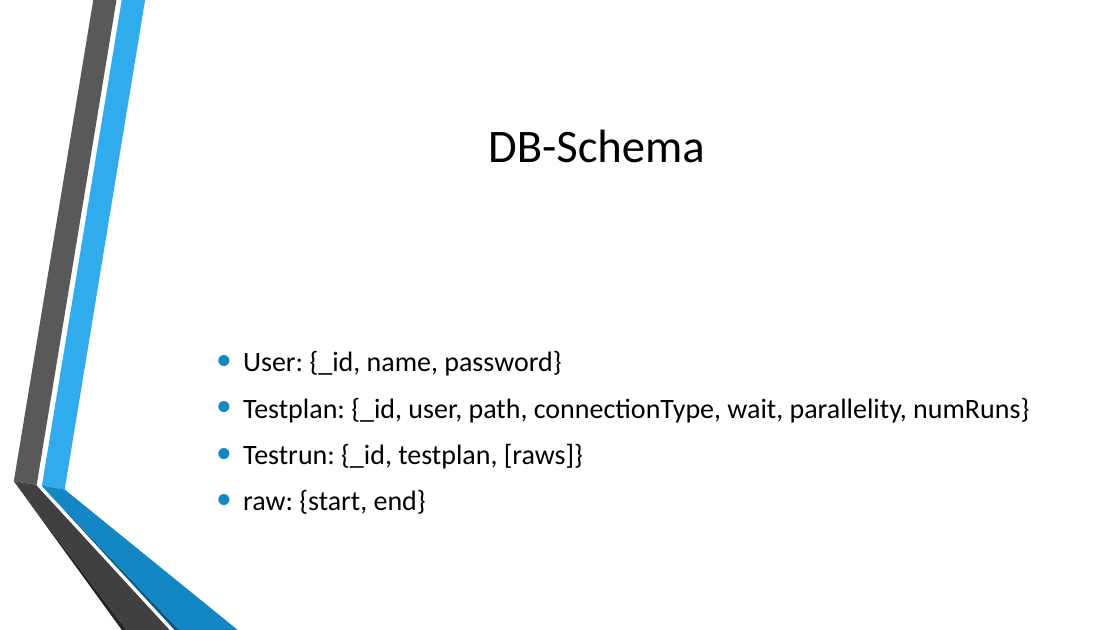
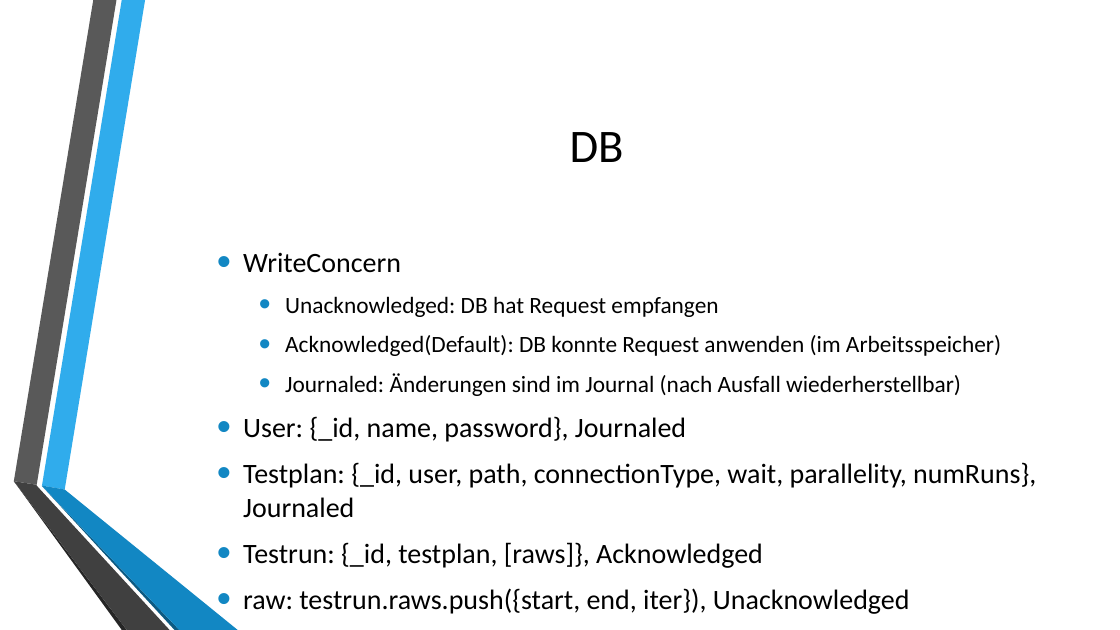
Before and after one commit to autarchprinceps/Reactive-Load-Generator, a slide deck: slide 5 of Dokumentation/Präsentation.pptx. Drawn at 1120x630 pixels with LibreOffice and Linux fonts; fonts in the diff are those of the drawing; background and template pictures are left out. Boxes give left, top, right and bottom in pixels: in the first picture for what was removed or moved away, otherwise in the second. Text is boxed around its words. In the diff, an @@ line names an element or a change of style, - is before the commit and + after.

```diff
--- a/Dokumentation/Präsentation.pptx
+++ b/Dokumentation/Präsentation.pptx
@@ title at (x1=570, y1=132, x2=624, y2=162): text changed @@
-DB-Schema
+DB
@@ text at (x1=243, y1=252, x2=1036, y2=614): text changed @@
-• User: {_id, name, password}
-• Testplan: {_id, user, path, connectionType, wait, parallelity, numRuns}
-• Testrun: {_id, testplan, [raws]}
-• raw: {start, end}
+• WriteConcern
+  • Unacknowledged: DB hat Request empfangen
+  • Acknowledged(Default): DB konnte Request anwenden (im Arbeitsspeicher)
+  • Journaled: Änderungen sind im Journal (nach Ausfall wiederherstellbar)
+• User: {_id, name, password}, Journaled
+• Testplan: {_id, user, path, connectionType, wait, parallelity, numRuns}, Journaled
+• Testrun: {_id, testplan, [raws]}, Acknowledged
+• raw: testrun.raws.push({start, end, iter}), Unacknowledged
```
Also in this commit, not shown: 1 other slide changed.
